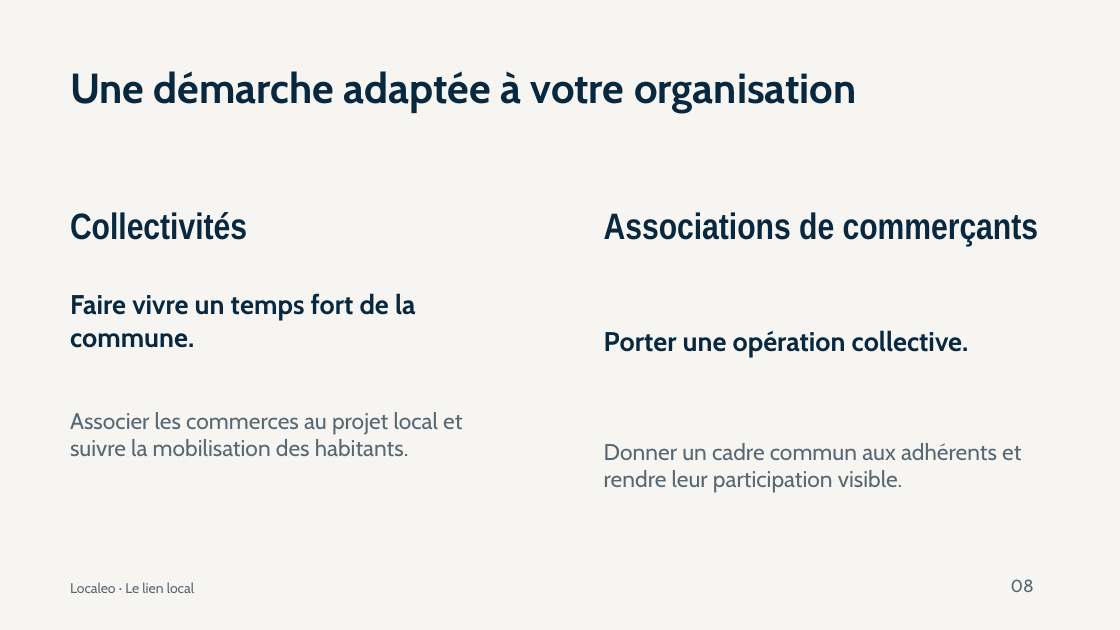
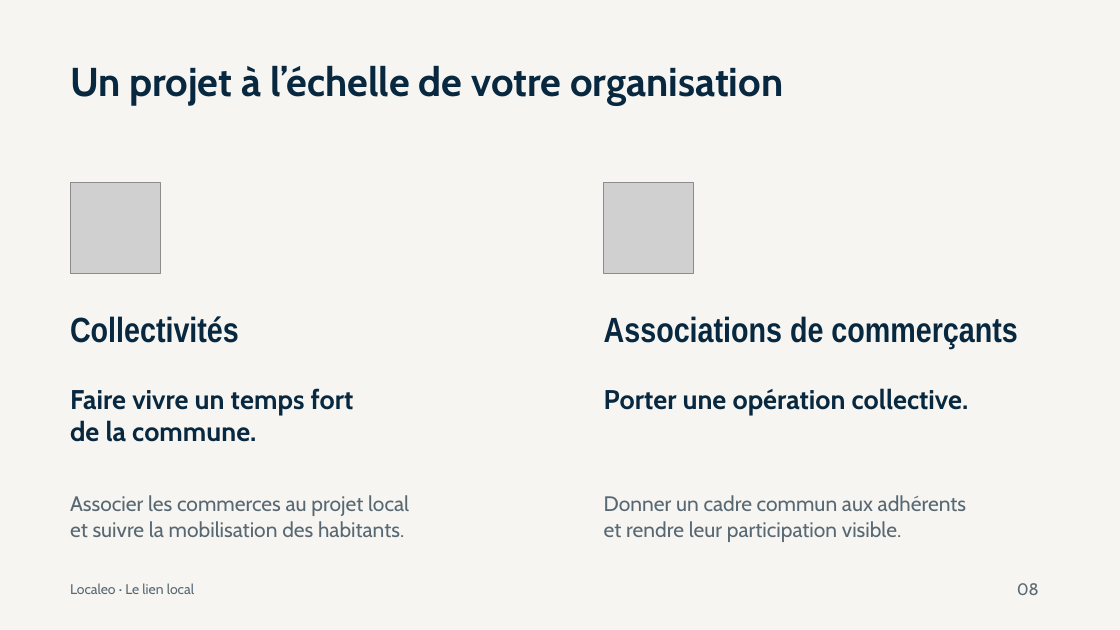
Before and after one commit to contactlocaleo/localeo-projet, a slide deck: slide 8 of livrables/communication/presentation-localeo-animation.pptx. Drawn at 1120x630 pixels with LibreOffice and Linux fonts; fonts in the diff are those of the drawing; grey boxes stand for pictures. Boxes give left, top, right and bottom in pixels: in the first picture for what was removed or moved away, otherwise in the second. Text is boxed around its words. In the diff, an @@ line names an element or a change of style, - is before the commit and + after.

```diff
--- a/livrables/communication/presentation-localeo-animation.pptx
+++ b/livrables/communication/presentation-localeo-animation.pptx
@@ text at <box>70,65,783,105</box>: text changed; size 36 to 34.5 pt @@
-Une démarche adaptée à votre organisation
+Un projet à l’échelle de votre organisation
@@ picture added at <box>70,183,160,273</box> @@
@@ picture added at <box>604,183,694,273</box> @@
@@ text "Collectivités" at <box>70,316,239,343</box>: size 31.5 to 30 pt @@
@@ text "Collectivités": place and size @@
-text "Collectivités" at <box>70,212,247,240</box>
+text "Collectivités" at <box>70,316,239,343</box>
@@ text "Associations de commerçants": place and size @@
-text "Associations de commerçants" at <box>604,212,1038,247</box>
+text "Associations de commerçants" at <box>604,316,1017,349</box>
@@ text "Associations de commerçants" at <box>604,316,1017,349</box>: size 31.5 to 30 pt @@
@@ text at <box>70,388,354,442</box>: text changed @@
-Faire vivre un temps fort de la commune.
+Faire vivre un temps fort
+de la commune.
@@ text "Porter une opération collective.": place and size @@
-text "Porter une opération collective." at <box>604,330,969,358</box>
+text "Porter une opération collective." at <box>604,388,969,415</box>
@@ text at <box>70,495,409,537</box>: text changed; size 19.5 to 18 pt @@
-Associer les commerces au projet local et suivre la mobilisation des habitants.
+Associer les commerces au projet local
+et suivre la mobilisation des habitants.
@@ text at <box>604,495,966,542</box>: text changed; size 19.5 to 18 pt @@
-Donner un cadre commun aux adhérents et rendre leur participation visible.
+Donner un cadre commun aux adhérents
+et rendre leur participation visible.
@@ text "08" at <box>1017,583,1039,595</box>: size 15 to 14.2 pt @@
```
Also in this commit, not shown: 11 other slides changed, 21 other files.
